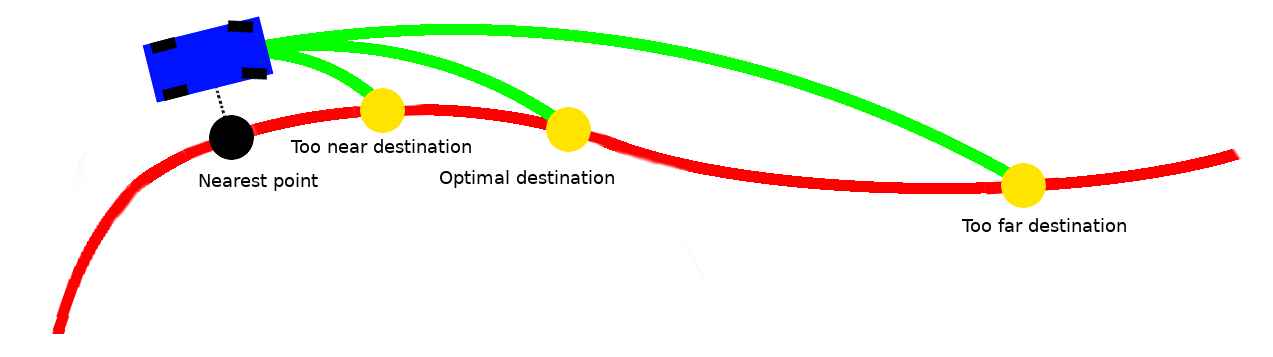
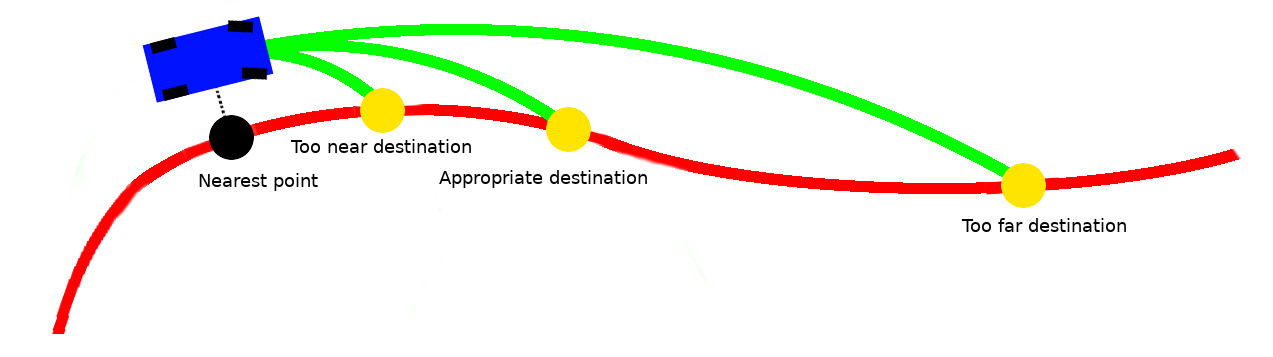
Two versions of the same layered image (1273x357). Layer-by-layer changes:
renamed "Optimal destination" to "Appropriate destination", painted on it over [439,170,647,188]
